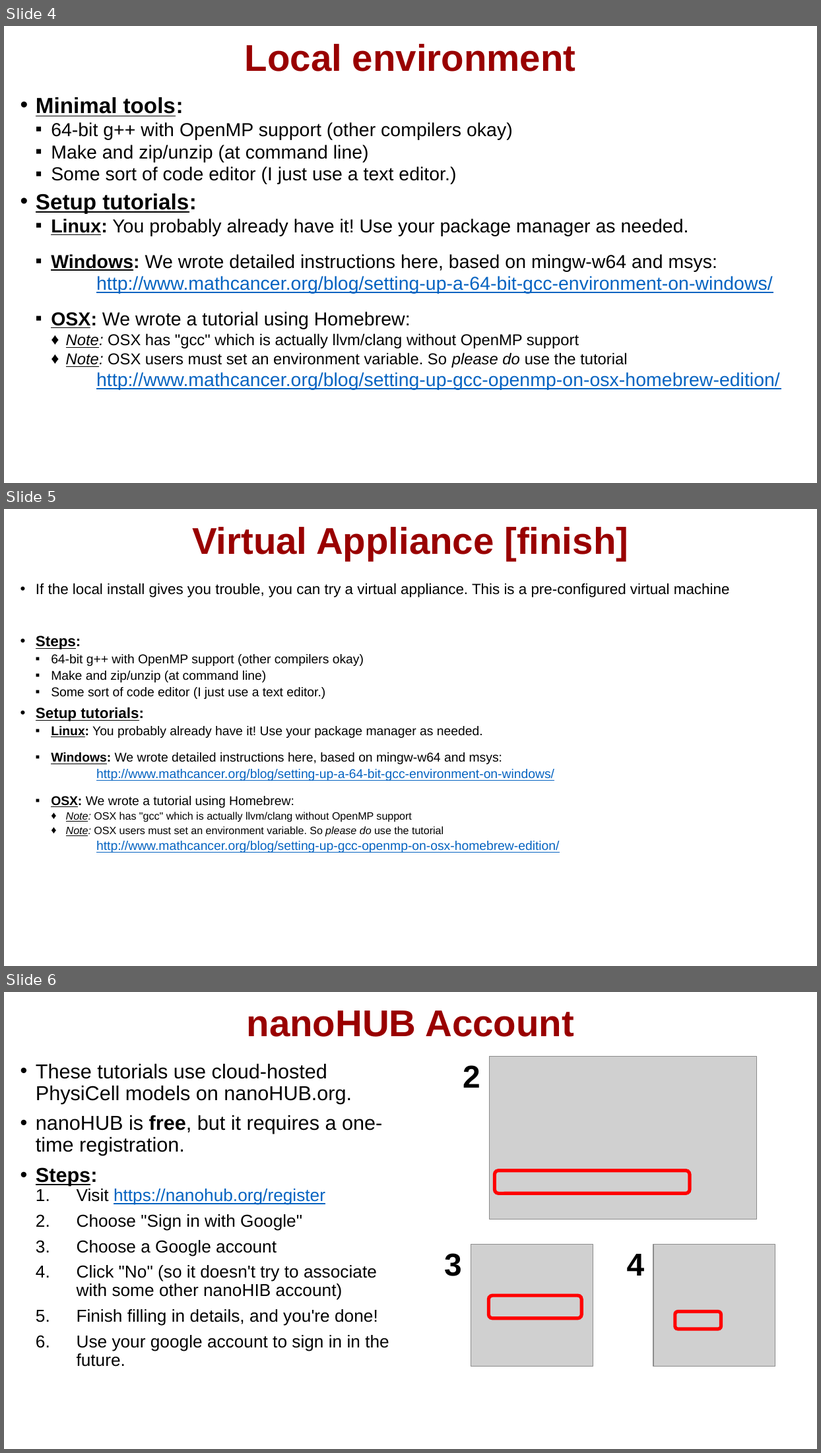
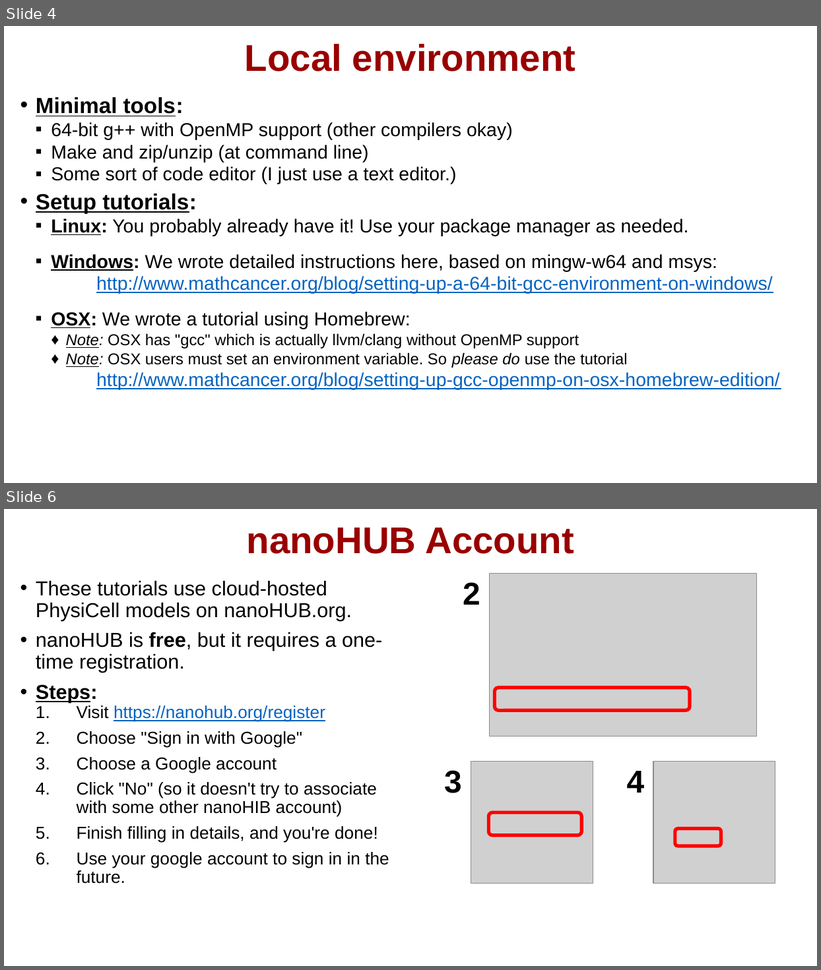
Before and after one commit to physicell-training/00-What-you-need, a slide deck: pptx_source/01-What-you-need.pptx. Shown one above the other, each under a label of ours: slides 4, 5 and 6 before the commit, slides 4 and 6 after it; the slides between them are not shown. The pictures are 821x1453 and 821x970 pixels, drawn with LibreOffice and Linux fonts; fonts in the diff are those of the drawing; grey boxes stand for pictures; background and template pictures are left out. Boxes give left, top, right and bottom in pixels: in the first picture for what was removed or moved away, otherwise in the second. Text is boxed around its words. In the diff, an @@ line names an element or a change of style, - is before the commit and + after.

```diff
--- a/pptx_source/01-What-you-need.pptx
+++ b/pptx_source/01-What-you-need.pptx
@@ slide 5 removed at (x1=4, y1=509, x2=817, y2=966), background #FFFFFF @@
@@ title removed at (x1=192, y1=527, x2=628, y2=560) @@
-Virtual Appliance [finish]
@@ text removed at (x1=36, y1=583, x2=730, y2=853) @@
-• If the local install gives you trouble, you can try a virtual appliance. This is a pre-configured virtual machine
-• Steps:
-  ▪ 64-bit g++ with OpenMP support (other compilers okay)
-  ▪ Make and zip/unzip (at command line)
-  ▪ Some sort of code editor (I just use a text editor.)
-• Setup tutorials:
-  ▪ Linux: You probably already have it! Use your package manager as needed.
-  ▪ Windows: We wrote detailed instructions here, based on mingw-w64 and msys:
-  http://www.mathcancer.org/blog/setting-up-a-64-bit-gcc-environment-on-windows/
-  ▪ OSX: We wrote a tutorial using Homebrew:
-    ♦ Note: OSX has "gcc" which is actually llvm/clang without OpenMP support
-    ♦ Note: OSX users must set an environment variable. So please do use the tutorial
-  http://www.mathcancer.org/blog/setting-up-gcc-openmp-on-osx-homebrew-edition/
```
Also in this commit, not shown: 3 slides changed, 1 slide added, 3 other files.
